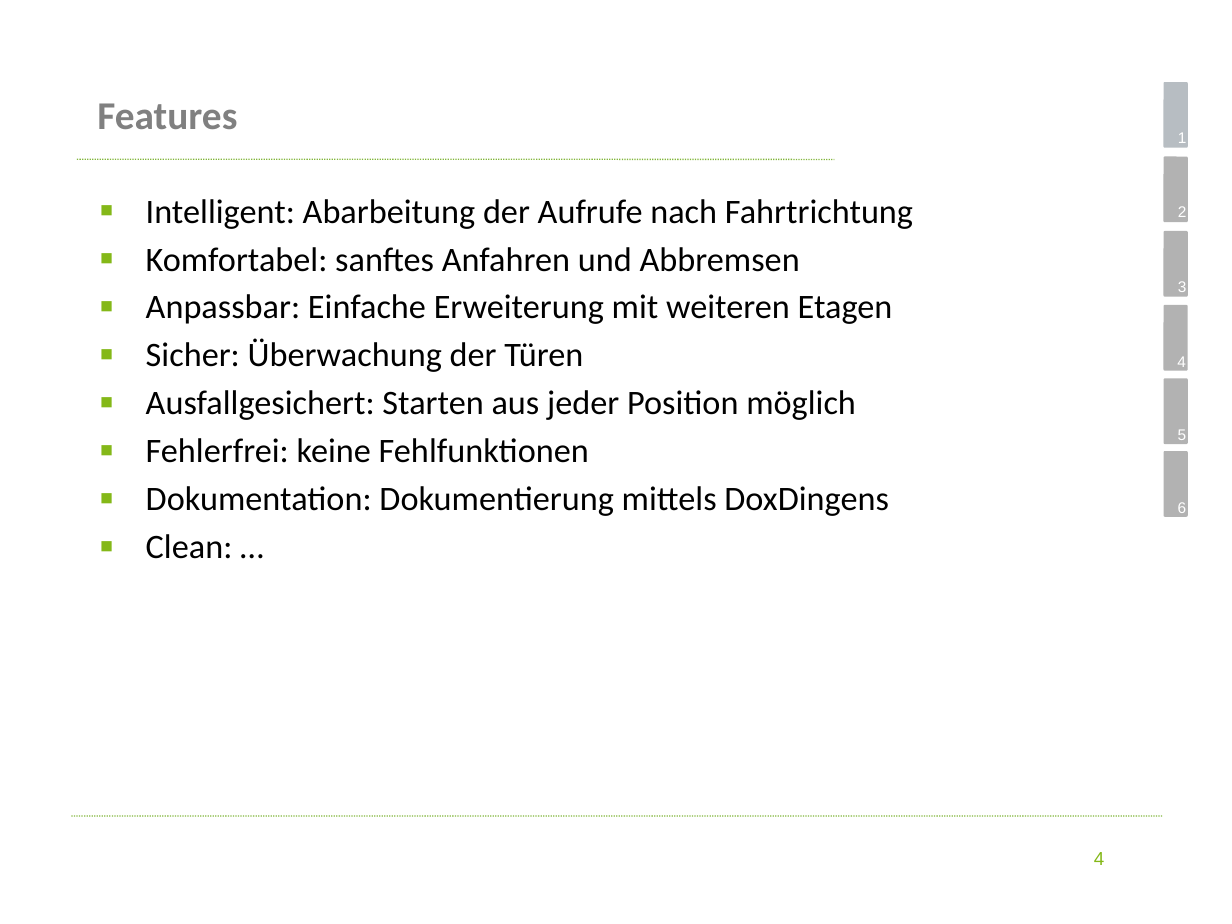
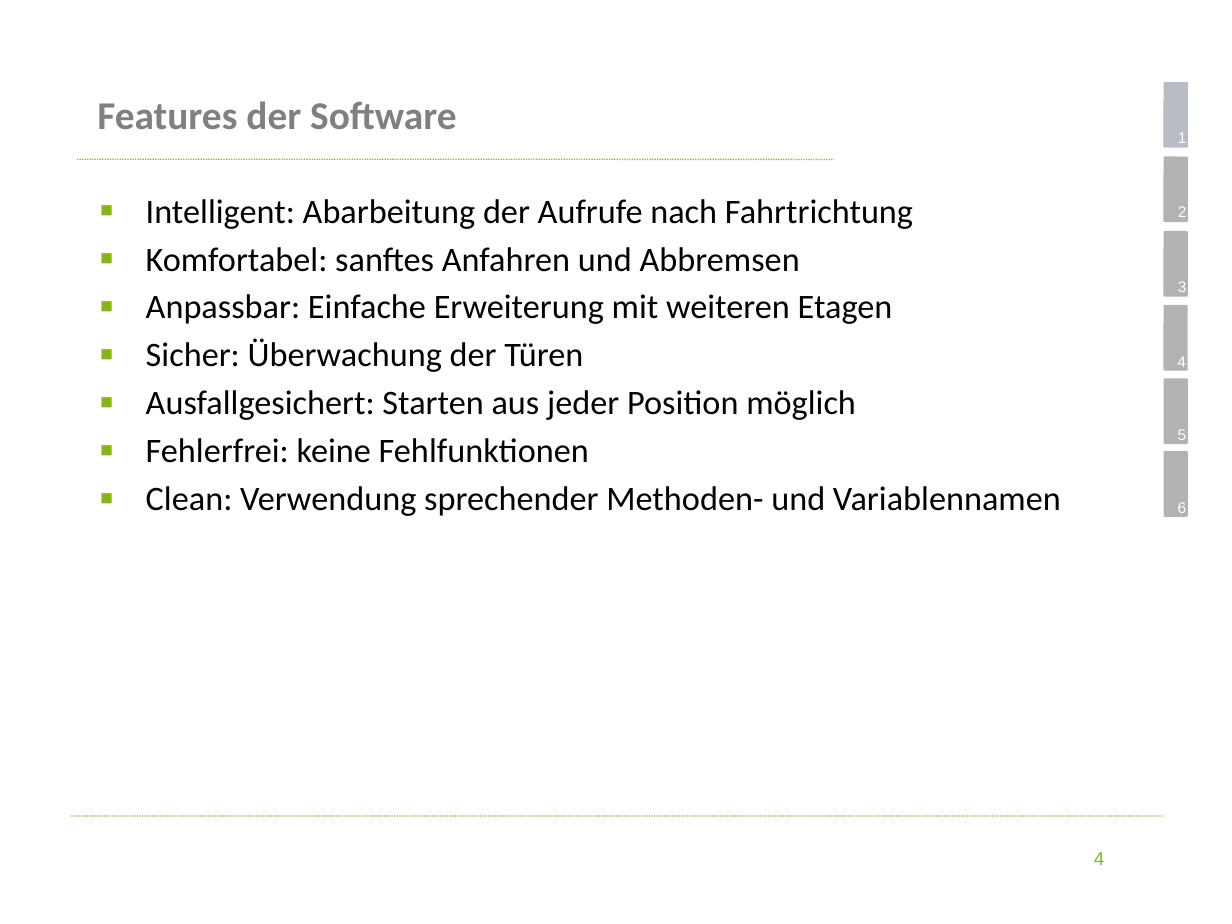
Before and after one commit to koeni90/elevatorUML, a slide deck: slide 4 of Präsentation.pptx. Drawn at 1232x924 pixels with LibreOffice and Linux fonts; fonts in the diff are those of the drawing; background and template pictures are left out. Boxes give left, top, right and bottom in pixels: in the first picture for what was removed or moved away, otherwise in the second. Text is boxed around its words. In the diff, an @@ line names an element or a change of style, - is before the commit and + after.

```diff
--- a/Präsentation.pptx
+++ b/Präsentation.pptx
@@ title at [97,101,456,129]: text changed @@
-Features
+Features der Software
@@ text at [146,486,1061,516]: text changed @@
-▪ Dokumentation: Dokumentierung mittels DoxDingens
-▪ Clean: …
+▪ Clean: Verwendung sprechender Methoden- und Variablennamen
```
Also in this commit, not shown: 4 other slides changed, 5 other files.
